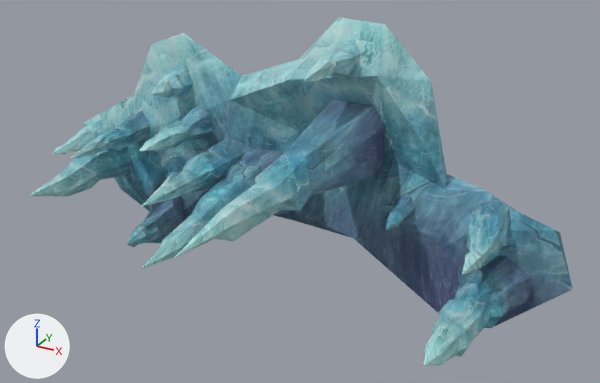
One commit to the OBJ model sceneobjs/huodong_fuben_660/huodong_fuben_660_bingzhui03.obj: the scene before it, then after it.
Rendered twice from a camera (50 mm lens) standing at (260.0, -504.0, 208.0) and looking at (33.0, -92.0, 1.0). Every picture has the same lights, and +X, +Y and +Z are marked at lower left. Where no turn or scale is listed for an object, it has been applied to the vertices.

In view in the first picture: 'huodong_fuben_660_bingzhui03'.
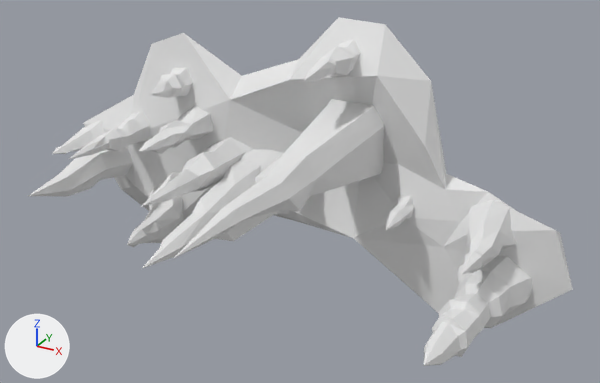
Location of each change, [x1, y1, x2, y2] in pixels of the pictures (600 x 383 px):
```json
{"object": "huodong_fuben_660_bingzhui03", "change": "recoloured", "before": [28, 17, 573, 366], "after": [28, 17, 573, 366], "on screen": "cyan to grey"}
```

The change, as JSON lines over the scene's bpy script:
```json
{"op": "add", "block": "mat_material_1_1", "code": ["mat_material_1_1 = principled_material('material_1')", "mat_material_1_1.base_color = (0.8, 0.8, 0.8)  # white #e7e7e7", "mat_material_1_1.roughness = 1.0"]}
{"block": "me_huodong_fuben_660_bingzhui03", "where": "me_huodong_fuben_660_bingzhui03.from_pydata(...)  # 635 vertices, 1144 faces; spans x -193.0..193.0, y -235.0..14.0, z -97.0..97.0"}
{"op": "remove", "block": "me_huodong_fuben_660_bingzhui03", "code": "me_huodong_fuben_660_bingzhui03.materials.append(mat_material_1)  # picture img_huodong_fuben_660_bingzhui_01_png"}
{"op": "add", "block": "me_huodong_fuben_660_bingzhui03", "code": "me_huodong_fuben_660_bingzhui03.materials.append(mat_material_1_1)  # white #e7e7e7"}
```
